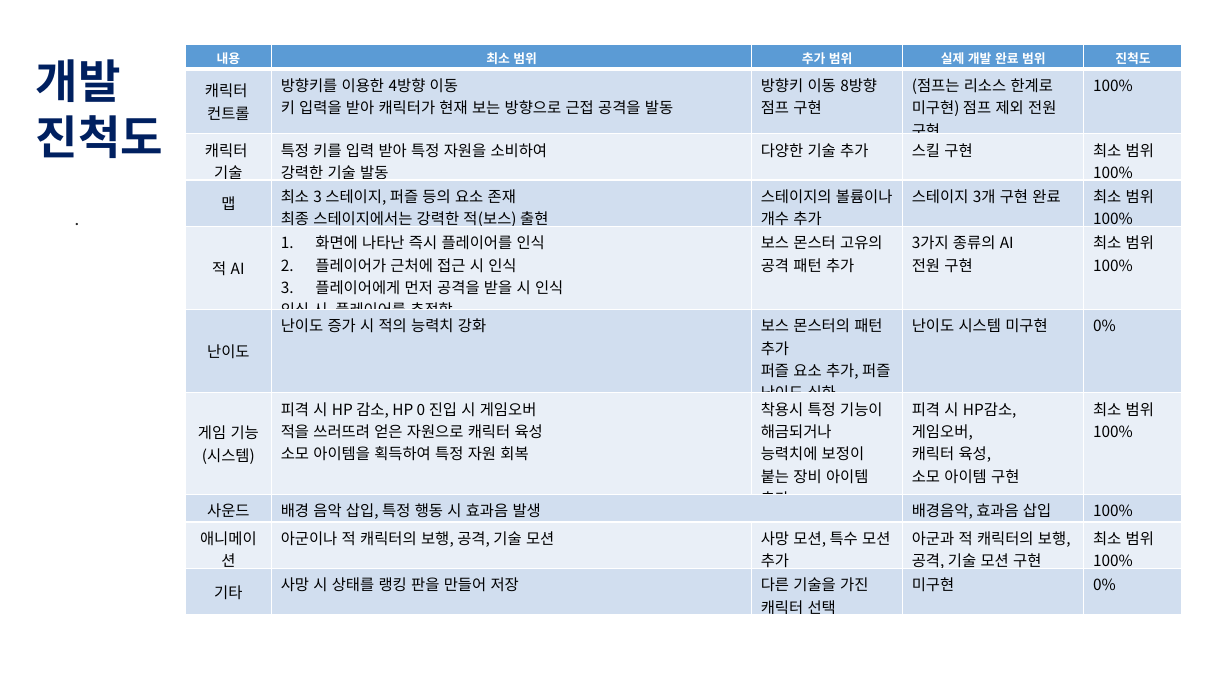
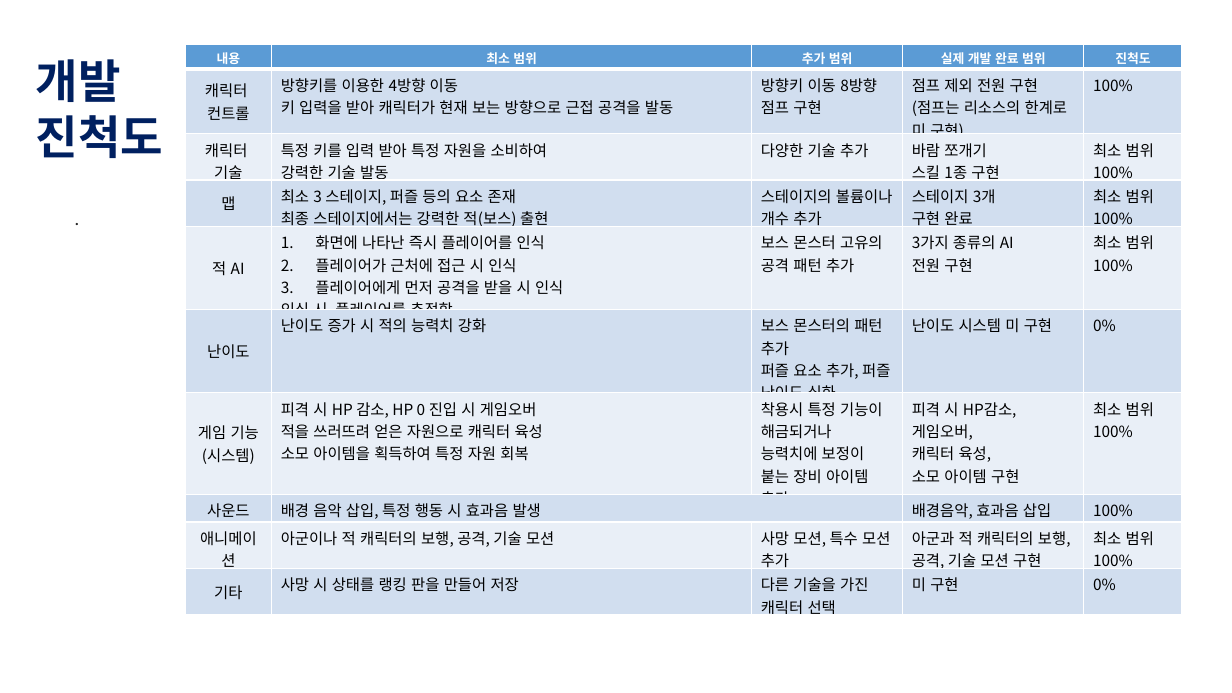
Before and after one commit to sddragon616/2DGame_Programming_Python, a slide deck: slide 3 of 2013180006JaeHwanKim_2DGameProgramming_Final-Announcement.pptx. Drawn at 1232x693 pixels with LibreOffice and Linux fonts; fonts in the diff are those of the drawing; background and template pictures are left out. Boxes give left, top, right and bottom in pixels: in the first picture for what was removed or moved away, otherwise in the second. Text is boxed around its words. In the diff, an @@ line names an element or a change of style, - is before the commit and + after.

```diff
--- a/2013180006JaeHwanKim_2DGameProgramming_Final-Announcement.pptx
+++ b/2013180006JaeHwanKim_2DGameProgramming_Final-Announcement.pptx
@@ table at [185, 44, 1181, 633] @@
-row 2, column 4: (점프는 리소스 한계로 미구현) 점프 제외 전원 구현
+row 2, column 4: 점프 제외 전원 구현 / (점프는 리소스의 한계로 미 구현)
-row 3, column 4: 스킬 구현
+row 3, column 4: 바람 쪼개기 / 스킬 1종 구현
-row 4, column 4: 스테이지 3개 구현 완료
+row 4, column 4: 스테이지 3개 / 구현 완료
-row 6, column 4: 난이도 시스템 미구현
+row 6, column 4: 난이도 시스템 미 구현
-row 10, column 4: 미구현
+row 10, column 4: 미 구현
```
Also in this commit, not shown: 1 other slide changed, 22 other files.
